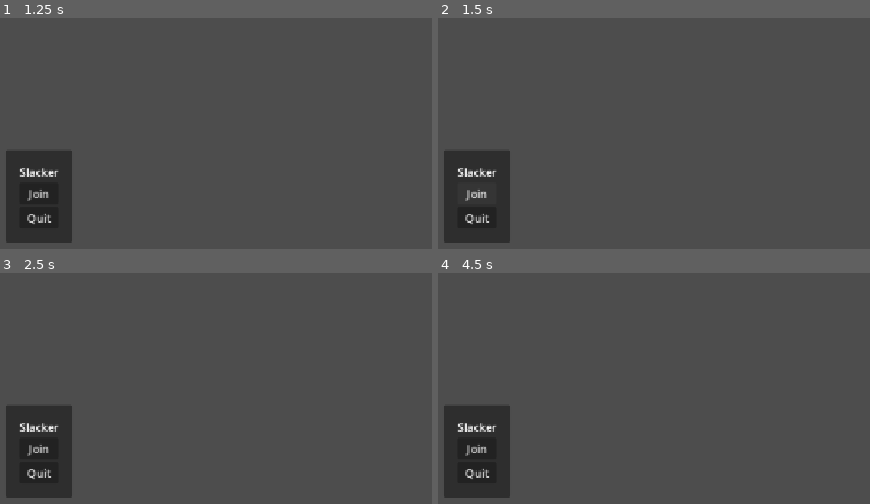
Above: before the commit, frames 1-4 (two rows, left to right).
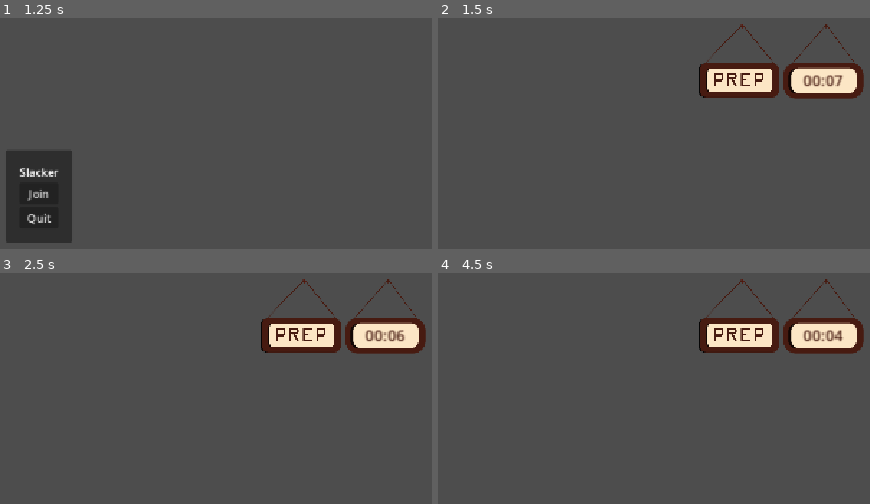
Above: after the commit, the same moments.

Repository: AlexLietha/Slacker
Game: Godot game, scene res://Scenes/multiProto.tscn
Two runs of this game, one before a commit and one after it. Both use one fixed random seed, a clock stepped at 60 frames per second and the inputs below. This scene is started directly instead of the project's main scene.
Inputs (mouse positions are in pixels of both pictures, inside the frame that each line leads up to):
- Up to frame 1 (1.25 s): tap Enter (ui_accept) at 0.5, 0.77 s; move the mouse to (216, 172) at 0.52 s; hold D (moveRight) from 0.53 s (still down); tap E (Click e) at 0.6 s
- Up to frame 2 (1.5 s): release D (moveRight) at 1.25 s; click "Join" at 1.25 s
- Up to frame 3 (2.5 s): move the mouse to (outside the picture) at 2.02 s; hold S (moveBack) from 2.03 s (still down); tap E (Click e) at 2.1 s
- Up to frame 4 (4.5 s): move the mouse to (558, 351) at 2.77 s; release S (moveBack) at 2.78 s; hold D (moveRight) 2.78-3.53 s; right-click (558, 351) at 2.85 s; tap E (Click e) at 3.05, 3.6, 4.35 s; move the mouse to (outside the picture) at 3.52 s; hold W (moveForward) 3.53-4.28 s; move the mouse to (outside the picture) at 4.27 s; hold A (moveLeft) from 4.28 s (still down)

Frame 1 is identical in both runs. In frame 2, 11% of the frame differs, in the area x 1-99%, y 2-98%; in frame 3, 12%; in frame 4, 12%.
Error before the commit: Parse Error: Could not resolve class "GrabbableObject". (res://Scripts/Orders/plate.gd:1)

Commit message:
Mods to make the game work in multi

Diff:
--- a/slacker/Scenes/FunctionalKitchen.tscn
+++ b/slacker/Scenes/FunctionalKitchen.tscn
@@ -60,9 +60,6 @@
 [node name="OmniLight3D" type="OmniLight3D" parent="." unique_id=1804830780]
 transform = Transform3D(1, 0, 0, 0, 1, 0, 0, 0, 1, -2.349741, 4.04204, -2.8010726)
 
-[node name="Player" parent="." unique_id=1090027167 instance=ExtResource("1_8o0il")]
-transform = Transform3D(3.5, 0, 0, 0, 3.5, 0, 0, 0, 3.5, 0, 0.5726423, 2.5748045)
-
 [node name="Walls" type="Node3D" parent="." unique_id=131895973]
 transform = Transform3D(1, 0, 0, 0, 1, 0, 0, 0, 1, -2.6749945, 1.8434739, -4.420146)
 
--- a/slacker/Scenes/player.tscn
+++ b/slacker/Scenes/player.tscn
@@ -3,7 +3,6 @@
 [ext_resource type="Script" uid="uid://j5kxh4tou35y" path="res://Scripts/interaction.gd" id="1_3vyb7"]
 [ext_resource type="Script" uid="uid://dqpaw7ty68pbe" path="res://Scripts/playerMovement.gd" id="1_g2els"]
 [ext_resource type="Script" uid="uid://3i2b3c7mfewl" path="res://Scripts/Orders/UI/order_list.gd" id="3_6t5aa"]
-[ext_resource type="Script" uid="uid://dxlxaqlecxydr" path="res://Scripts/Orders/UI/CustomerSatisfactionUI.gd" id="4_vgqql"]
 [ext_resource type="PackedScene" uid="uid://nsk45ymwt1wc" path="res://UI/VotingUI.tscn" id="5_fkybt"]
 
 [sub_resource type="CapsuleShape3D" id="CapsuleShape3D_vgqql"]
@@ -73,17 +72,11 @@
 size_flags_horizontal = 3
 script = ExtResource("3_6t5aa")
 
-[node name="Label" type="Label" parent="UI" unique_id=1266910109]
-anchors_preset = 1
-anchor_left = 1.0
-anchor_right = 1.0
-offset_left = -40.0
-offset_bottom = 23.0
-grow_horizontal = 0
-text = "Rating: 0"
-script = ExtResource("4_vgqql")
-
 [node name="GrabbedObjectPosition" type="Node3D" parent="." unique_id=1229670346]
 transform = Transform3D(1, 0, 0, 0, 1, 0, 0, 0, 1, 0, 0.46514714, -0.45139253)
 
 [node name="VotingBoard" parent="." unique_id=1031466018 instance=ExtResource("5_fkybt")]
+visible = false
+
+[node name="MultiplayerSynchronizer" type="MultiplayerSynchronizer" parent="." unique_id=969281980]
+replication_config = SubResource("SceneReplicationConfig_fkybt")
--- a/slacker/Scripts/Multiplayer/LobbyMenu.gd
+++ b/slacker/Scripts/Multiplayer/LobbyMenu.gd
@@ -1,24 +1,24 @@
-extends Control
-
-
-func _on_join_pressed() -> void:
-	Lobby.join_game(Lobby.DEFAULT_SERVER_IP)
-	join_game()
-
-
-func _on_host_pressed() -> void:
-	Lobby.create_game()
-	join_game()
-	pass # Replace with function body.
-
-func join_game():
-	Lobby.player_loaded()
-	Lobby.load_game("res://Scenes/test.tscn")
-func _on_ip_address_text_changed(new_text: String) -> void:
-	Lobby.DEFAULT_SERVER_IP = new_text
-	pass # Replace with function body.
-
-
-func _on_port_text_changed(new_text: String) -> void:
-	Lobby.PORT = new_text
-	pass # Replace with function body.
+#extends Control
+#
+#
+#func _on_join_pressed() -> void:
+	##Lobby.join_game(Lobby.DEFAULT_SERVER_IP)
+	#join_game()
+#
+#
+#func _on_host_pressed() -> void:
+	##Lobby.create_game()
+	#join_game()
+	#pass # Replace with function body.
+#
+##func join_game():
+	##Lobby.player_loaded()
+	##Lobby.load_game("res://Scenes/test.tscn")
+#func _on_ip_address_text_changed(new_text: String) -> void:
+	##Lobby.DEFAULT_SERVER_IP = new_text
+	#pass # Replace with function body.
+#
+#
+#func _on_port_text_changed(new_text: String) -> void:
+	#Lobby.PORT = new_text
+	#pass # Replace with function body.
--- a/slacker/Scripts/Orders/plate.gd
+++ b/slacker/Scripts/Orders/plate.gd
@@ -3,7 +3,7 @@
 @export var itemStack : ItemStack
 
 
-func Grab(grabber : Player):
+func Grab(grabber : Player) -> void:
 
 	if itemStack and grabber.HasGrabbedItem():
 		grabber.getGrabbedItem().plate = self
--- a/slacker/Scripts/playerMovement.gd
+++ b/slacker/Scripts/playerMovement.gd
@@ -14,12 +14,6 @@
 
 @export var interactionRayCast : RayCast3D
 @export var grabbedItem : Node3D
-
-@export var clientNo: int
-
-func _enter_tree() -> void:
-	print("Player enter tree " + name)
-	print("Authroity: " + str(get_multiplayer_authority()))
 
 @export var clientNo: int
 
@@ -104,12 +98,12 @@
 		velocity.x = move_toward(velocity.x, 0, speed)
 		velocity.z = move_toward(velocity.z, 0, speed)
 
-	if(Input.is_action_just_pressed("Click e")&&counter%2==0):
-		ShowUI()
-		counter = counter +1
-	elif(Input.is_action_just_pressed("Click e")&&counter%2==1):
-		HideUI()
-		counter= counter + 1
+	#if(Input.is_action_just_pressed("Click e")&&counter%2==0):
+		#ShowUI()
+		#counter = counter +1
+	#elif(Input.is_action_just_pressed("Click e")&&counter%2==1):
+		#HideUI()
+		#counter= counter + 1
 
 	move_and_slide()
 
Not shown: 1 places in slacker/Scenes/player.tscn that only renumber resources
